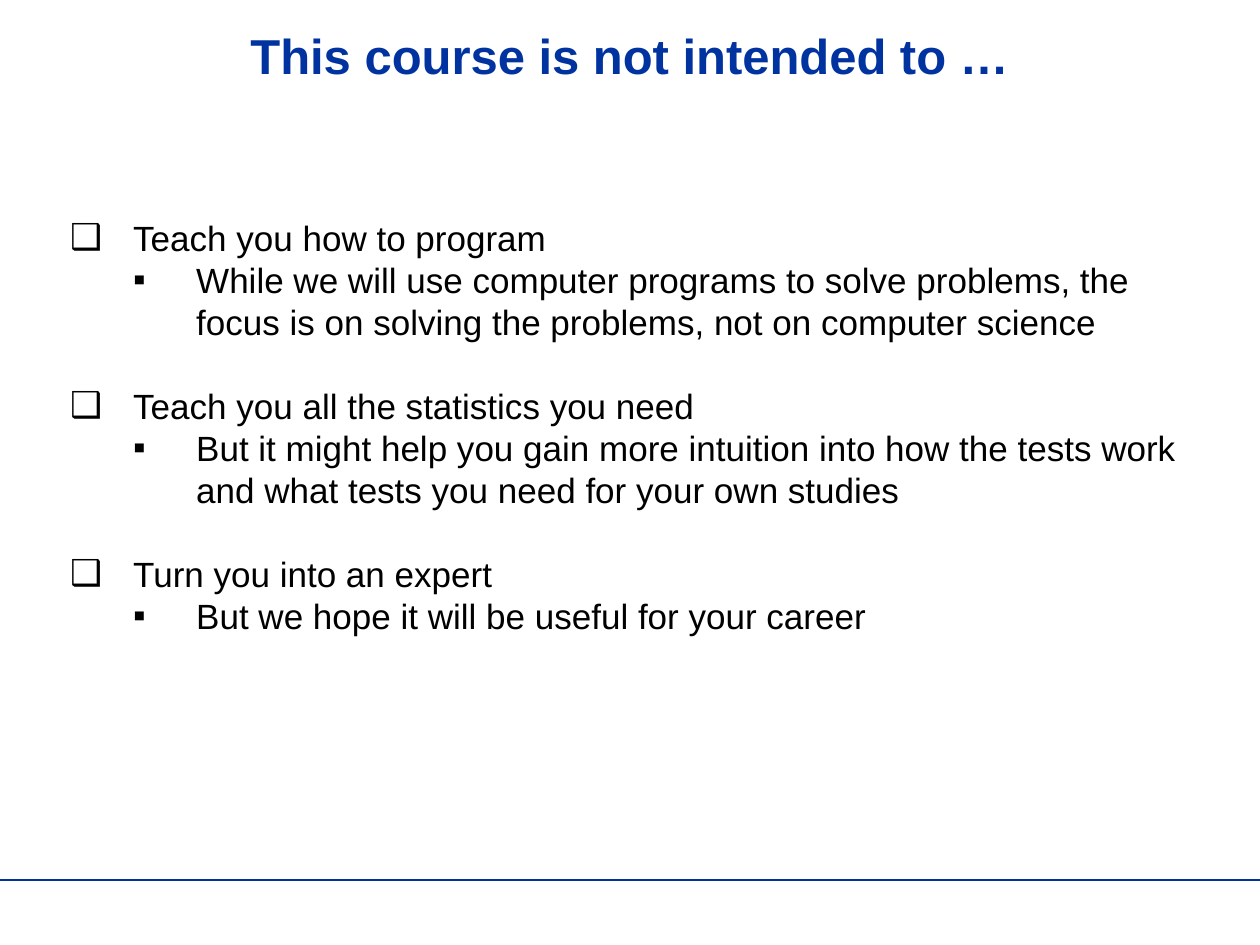
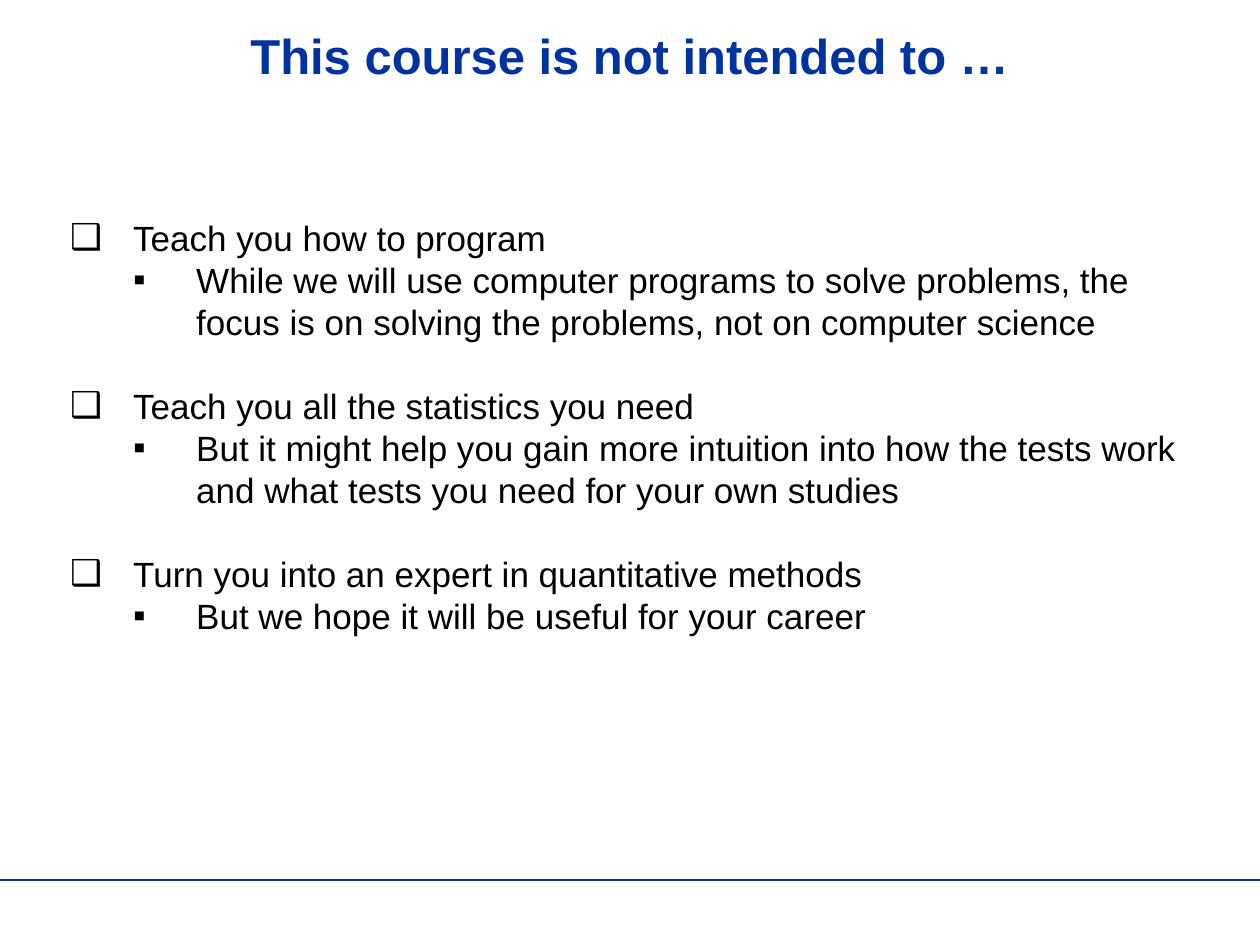
Before and after one commit to Campbell-Muscle-Lab/teaching_PGY630_QM, a slide deck: slide 15 of lectures/introduction/introduction.pptx. Drawn at 1260x945 pixels with LibreOffice and Linux fonts; fonts in the diff are those of the drawing; background and template pictures are left out. Boxes give left, top, right and bottom in pixels: in the first picture for what was removed or moved away, otherwise in the second. Text is boxed around its words. In the diff, an @@ line names an element or a change of style, - is before the commit and + after.

```diff
--- a/lectures/introduction/introduction.pptx
+++ b/lectures/introduction/introduction.pptx
@@ text at <box>133,561,862,594</box>: text changed @@
-    ❑ Turn you into an expert
+    ❑ Turn you into an expert in quantitative methods
```
Also in this commit, not shown: 3 other slides changed, 3 other files.
